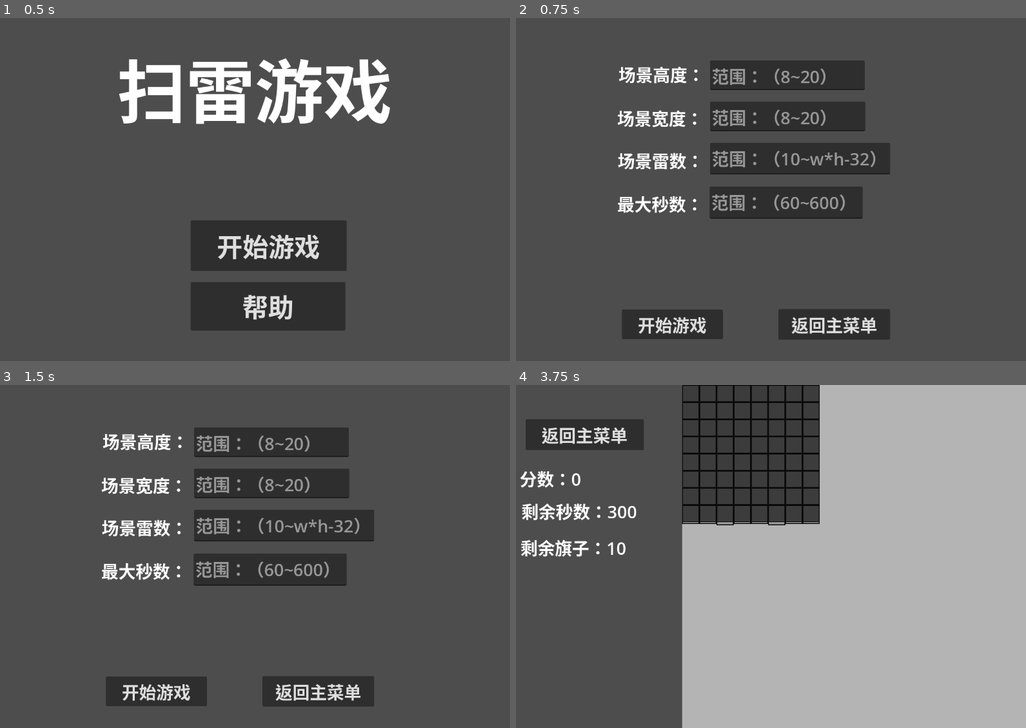
Above: before the commit, frames 1-4 (two rows, left to right).
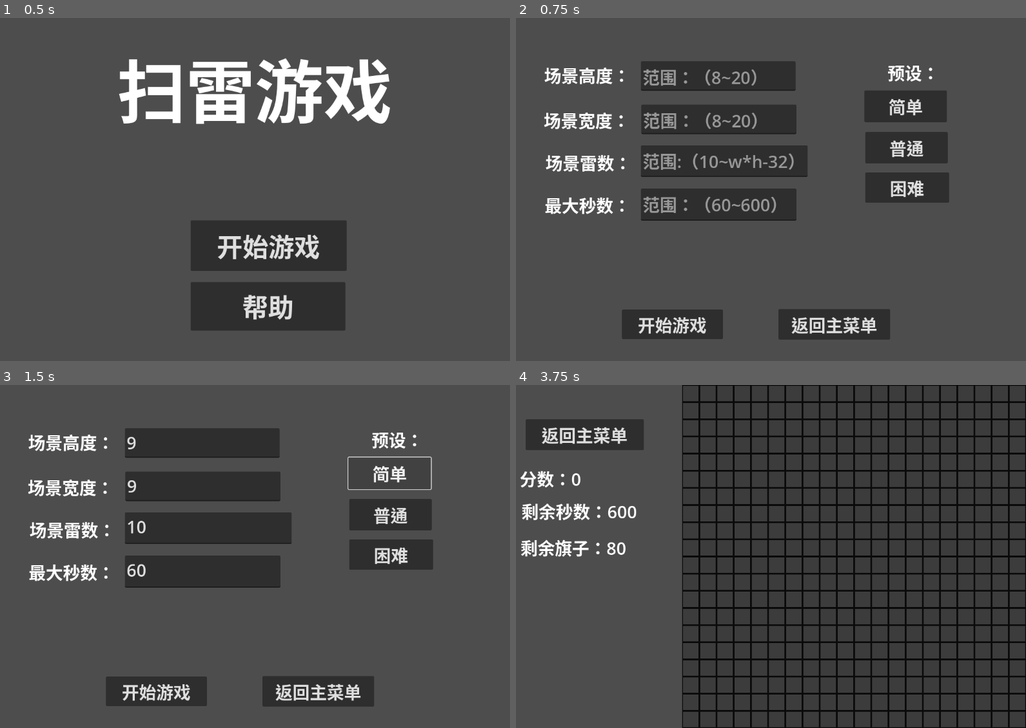
Above: after the commit, the same moments.

Repository: xphost008/Godot-Minesweeper
Game: Godot game, scene res://MainScene.tscn
The game is run twice, just before and just after one commit, with the same random seed, the same clock (stepped at 60 frames per second) and the same inputs.
Inputs (mouse positions are in pixels of both pictures, inside the frame that each line leads up to):
- Up to frame 1 (0.5 s): no input
- Up to frame 2 (0.75 s): click "开始游戏" at 0.5 s
- Up to frame 3 (1.5 s): click (387, 474) at 1.25 s, where only the run after the commit has a clickable "简单"
- Up to frame 4 (3.75 s): click (908, 515) at 2 s, where only the run after the commit has a clickable "普通"; click (908, 553) at 2.75 s, where only the run after the commit has a clickable "困难"; click "开始游戏" at 3.5 s

Frame 1 is identical in both runs. In frame 2, 18% of the frame differs, in the area x 5-85%, y 12-60%; in frame 3, 16%; in frame 4, 57%, in the area x 17-100%, y 0-100%.

Commit message:
fix bug and function

Diff:
--- a/DifficultyScene.gd
+++ b/DifficultyScene.gd
@@ -33,3 +33,22 @@
 	if str(second) == second_str and second >= 60 and second <= 600:
 		Global.second = second
 	get_tree().change_scene_to_file("res://GameScene.tscn")
+
+
+func _on_easy_button_button_down() -> void:
+	$DifficultyHeightTextEdit.text = str(9)
+	$DifficultyWidthTextEdit.text = str(9)
+	$DifficultyMineTextEdit.text = str(10)
+	$DifficultySecondTextEdit.text = str(60)
+
+func _on_normal_button_button_down() -> void:
+	$DifficultyHeightTextEdit.text = str(14)
+	$DifficultyWidthTextEdit.text = str(14)
+	$DifficultyMineTextEdit.text = str(40)
+	$DifficultySecondTextEdit.text = str(240)
+
+func _on_hard_button_button_down() -> void:
+	$DifficultyHeightTextEdit.text = str(20)
+	$DifficultyWidthTextEdit.text = str(20)
+	$DifficultyMineTextEdit.text = str(80)
+	$DifficultySecondTextEdit.text = str(600)
--- a/DifficultyScene.tscn
+++ b/DifficultyScene.tscn
@@ -6,68 +6,76 @@
 script = ExtResource("1_0qrl8")
 
 [node name="DifficultyHeightTextEdit" type="TextEdit" parent="."]
-offset_left = 465.0
-offset_top = 99.0
-offset_right = 825.0
-offset_bottom = 168.0
+offset_left = 304.0
+offset_top = 101.0
+offset_right = 664.0
+offset_bottom = 170.0
 theme_override_font_sizes/font_size = 40
 placeholder_text = "范围：（8~20）"
 
 [node name="DifficultyHeightLabel" type="Label" parent="."]
-offset_left = 252.0
-offset_top = 101.0
-offset_right = 452.0
-offset_bottom = 163.0
+offset_left = 79.0
+offset_top = 103.0
+offset_right = 279.0
+offset_bottom = 165.0
 theme_override_font_sizes/font_size = 40
 text = "场景高度："
 
 [node name="DifficultyWidthTextEdit" type="TextEdit" parent="."]
-offset_left = 465.0
-offset_top = 195.0
-offset_right = 826.0
-offset_bottom = 264.0
+offset_left = 305.0
+offset_top = 202.0
+offset_right = 666.0
+offset_bottom = 271.0
 theme_override_font_sizes/font_size = 40
 placeholder_text = "范围：（8~20）"
 
 [node name="DifficultyWidthLabel" type="Label" parent="."]
-offset_left = 249.0
-offset_top = 203.0
-offset_right = 449.0
-offset_bottom = 260.0
+offset_left = 78.0
+offset_top = 208.0
+offset_right = 278.0
+offset_bottom = 265.0
 theme_override_font_sizes/font_size = 40
 text = "场景宽度："
 
 [node name="DifficultyMineTextEdit" type="TextEdit" parent="."]
-offset_left = 465.0
-offset_top = 291.0
-offset_right = 884.0
-offset_bottom = 365.0
+offset_left = 304.0
+offset_top = 297.0
+offset_right = 692.0
+offset_bottom = 371.0
 theme_override_font_sizes/font_size = 40
-placeholder_text = "范围：（10~w*h-32）"
+placeholder_text = "范围:（10~w*h-32）"
 
 [node name="DifficultyMineLabel" type="Label" parent="."]
-offset_left = 250.0
-offset_top = 302.0
-offset_right = 450.0
-offset_bottom = 357.0
+offset_left = 82.0
+offset_top = 307.0
+offset_right = 282.0
+offset_bottom = 362.0
 theme_override_font_sizes/font_size = 40
 text = "场景雷数："
 
 [node name="DifficultySecondLabel" type="Label" parent="."]
-offset_left = 249.0
-offset_top = 403.0
-offset_right = 449.0
-offset_bottom = 468.0
+offset_left = 80.0
+offset_top = 406.0
+offset_right = 280.0
+offset_bottom = 471.0
 theme_override_font_sizes/font_size = 40
 text = "最大秒数："
 
 [node name="DifficultySecondTextEdit" type="TextEdit" parent="."]
-offset_left = 464.0
-offset_top = 393.0
-offset_right = 820.0
-offset_bottom = 468.0
+offset_left = 304.0
+offset_top = 398.0
+offset_right = 666.0
+offset_bottom = 473.0
 theme_override_font_sizes/font_size = 40
 placeholder_text = "范围：（60~600）"
+
+[node name="PresetsLabel" type="Label" parent="."]
+offset_left = 878.0
+offset_top = 97.0
+offset_right = 998.0
+offset_bottom = 152.0
+theme_override_font_sizes/font_size = 40
+text = "预设："
 
 [node name="StartButton" type="Button" parent="."]
 offset_left = 260.0
@@ -85,5 +93,32 @@
 theme_override_font_sizes/font_size = 40
 text = "返回主菜单"
 
+[node name="EasyButton" type="Button" parent="."]
+offset_left = 824.0
+offset_top = 169.0
+offset_right = 1016.0
+offset_bottom = 243.0
+theme_override_font_sizes/font_size = 40
+text = "简单"
+
+[node name="NormalButton" type="Button" parent="."]
+offset_left = 826.0
+offset_top = 266.0
+offset_right = 1018.0
+offset_bottom = 339.0
+theme_override_font_sizes/font_size = 40
+text = "普通"
+
+[node name="HardButton" type="Button" parent="."]
+offset_left = 826.0
+offset_top = 360.0
+offset_right = 1021.0
+offset_bottom = 431.0
+theme_override_font_sizes/font_size = 40
+text = "困难"
+
 [connection signal="pressed" from="StartButton" to="." method="_on_start_button_pressed"]
 [connection signal="pressed" from="ReturnButton" to="." method="_on_return_button_pressed"]
+[connection signal="button_down" from="EasyButton" to="." method="_on_easy_button_button_down"]
+[connection signal="button_down" from="NormalButton" to="." method="_on_normal_button_button_down"]
+[connection signal="button_down" from="HardButton" to="." method="_on_hard_button_button_down"]
--- a/GameScene.gd
+++ b/GameScene.gd
@@ -9,6 +9,7 @@
 var is_lock = false
 var mine = 0
 var flag = 0
+var is_start = false
 
 func _ready() -> void:
 	chess = initialize_2d_array(Global.height, Global.width, 0)
@@ -19,22 +20,19 @@
 	flag = Global.mine
 	$LabelSecond.text = "剩余秒数：" + str(time)
 	$LabelFlag.text = "剩余旗子：" + str(flag)
-	# 埋雷
-	for i in range(Global.mine):
-		_rand_mine()
-	# 将chess赋值
-	_reload_array()
-	# 布置场景+蒙布
+	# 蒙布+为文字和按钮赋初始框框
 	_reload_scene()
 
 var time_accumulator = 0.0
 func _process(delta: float) -> void:
-	# 时间自增delta
-	time_accumulator += delta
-	# 如果自增时间超过了自定义时间，则执行一次execute_task。然后将自增时间重设为0
-	if time_accumulator >= 1:
-		_execute_task()
-		time_accumulator = 0.0
+	# 判断是否点击场上任意按钮（此时是否开始）
+	if is_start:
+		# 时间自增delta
+		time_accumulator += delta
+		# 如果自增时间超过了自定义时间，则执行一次execute_task。然后将自增时间重设为0
+		if time_accumulator >= 1:
+			_execute_task()
+			time_accumulator = 0.0
 
 # 执行一次时间减少
 func _execute_task():
@@ -46,14 +44,17 @@
 			time -= 1
 			$LabelSecond.text = "剩余秒数：" + str(time)
 
-# 随机生成一个雷
-func _rand_mine():
-	while true:
-		var i = randi() % Global.height
-		var j = randi() % Global.width
-		if(chess[i][j] == 0):
-			chess[i][j] = -1
-			break
+# 随机生成所有雷
+func _rand_mine(m: int, n: int):
+	for o in range(Global.mine):
+		while true:
+			var i = randi() % Global.height
+			var j = randi() % Global.width
+			if(m == i && j == n):
+				continue
+			if(chess[i][j] == 0):
+				chess[i][j] = -1
+				break
 
 # 初始化一次二维数组。
 func initialize_2d_array(rows: int, columns: int, default_value):
@@ -103,6 +104,7 @@
 func color_int_to_float(r: int, g: int, b: int) -> Color:
 	return Color(float(r) / 255, float(g) / 255, float(b) / 255)
 
+# 初始化场景
 func _reload_scene():
 	for i in Global.height:
 		for j in Global.width:
@@ -115,28 +117,6 @@
 			label.border_color = color_int_to_float(10, 10, 10)
 			scene_label[i][j].add_theme_stylebox_override("normal", label)
 			scene_label[i][j].add_theme_font_size_override("font_size", 29)
-			scene_label[i][j].text = str(chess[i][j]) if chess[i][j] > 0 else "" if chess[i][j] == 0 else "雷"
-			match chess[i][j]:
-				-1:
-					scene_label[i][j].add_theme_color_override("font_color", color_int_to_float(30, 30, 120))
-				1:
-					scene_label[i][j].add_theme_color_override("font_color", color_int_to_float(0, 128, 255))
-				2:
-					scene_label[i][j].add_theme_color_override("font_color", color_int_to_float(0, 128, 0))
-				3:
-					scene_label[i][j].add_theme_color_override("font_color", color_int_to_float(192, 0, 0))
-				4:
-					scene_label[i][j].add_theme_color_override("font_color", color_int_to_float(0, 0, 96))
-				5:
-					scene_label[i][j].add_theme_color_override("font_color", color_int_to_float(0, 0, 96))
-				6:
-					scene_label[i][j].add_theme_color_override("font_color", color_int_to_float(0, 96, 96))
-				7:
-					scene_label[i][j].add_theme_color_override("font_color", color_int_to_float(0, 0, 0))
-				8:
-					scene_label[i][j].add_theme_color_override("font_color", color_int_to_float(160, 160, 160))
-				_:
-					pass
 			scene_label[i][j].horizontal_alignment = HORIZONTAL_ALIGNMENT_CENTER
 			scene_label[i][j].vertical_alignment = VERTICAL_ALIGNMENT_CENTER
 			scene_label[i][j].size.x = 40
@@ -179,14 +159,19 @@
 			scene_button[i][j].connect("gui_input", Callable(self, "_on_any_button_gui_input").bind(i, j))
 			$MineScenePanel.add_child(scene_button[i][j])
 
+# 点击按钮
 func _on_any_button_gui_input(event, i: int, j: int):
-	if event is InputEventMouseButton and event.pressed:
+	# 首先判断一次是否已经判断了输赢
+	if not is_lock:
+		if event is InputEventMouseButton and event.pressed:
 		# 左键，执行on_any_button_pressed
-		if event.button_index == 1:
-			_on_any_button_step(i, j)
-		# 右键，为按钮标旗子~
-		elif event.button_index == 2:
-			_on_any_button_flag(i, j)
+			if event.button_index == 1:
+				_on_any_button_step(i, j)
+			# 右键，为按钮标旗子~
+			elif event.button_index == 2:
+				_on_any_button_flag(i, j)
+
+# 标记旗子
 func _on_any_button_flag(i: int, j: int):
 	if flag > 0:
 		if chess_lock[i][j]:
@@ -203,18 +188,54 @@
 			flag += 1
 			chess_lock[i][j] = not chess_lock[i][j]
 			$LabelFlag.text = "剩余旗子：" + str(flag)
+
+# 显示数字~对照着chess的值直接赋值
+func show_number(i: int, j: int):
+	scene_label[i][j].text = str(chess[i][j]) if chess[i][j] > 0 else "" if chess[i][j] == 0 else "雷"
+	match chess[i][j]:
+		-1:
+			scene_label[i][j].add_theme_color_override("font_color", color_int_to_float(30, 30, 120))
+		1:
+			scene_label[i][j].add_theme_color_override("font_color", color_int_to_float(0, 128, 255))
+		2:
+			scene_label[i][j].add_theme_color_override("font_color", color_int_to_float(0, 128, 0))
+		3:
+			scene_label[i][j].add_theme_color_override("font_color", color_int_to_float(192, 0, 0))
+		4:
+			scene_label[i][j].add_theme_color_override("font_color", color_int_to_float(0, 0, 96))
+		5:
+			scene_label[i][j].add_theme_color_override("font_color", color_int_to_float(0, 0, 96))
+		6:
+			scene_label[i][j].add_theme_color_override("font_color", color_int_to_float(0, 96, 96))
+		7:
+			scene_label[i][j].add_theme_color_override("font_color", color_int_to_float(0, 0, 0))
+		8:
+			scene_label[i][j].add_theme_color_override("font_color", color_int_to_float(100, 100, 100))
+		_:
+			pass
+
+# 任意一个按钮点击
 func _on_any_button_step(i: int, j: int):
-	if not is_lock and chess_lock[i][j]:
+	# 当点击第一个按钮时，埋雷并且初始化chess，为is_start赋值为true。
+	if not is_start:
+		is_start = true
+		# 埋雷
+		_rand_mine(i, j)
+		# 将chess赋值
+		_reload_array()
+	if chess_lock[i][j]:
 		if scene_button[i][j] != null:
 			remove_child(scene_button[i][j])
 			scene_button[i][j].queue_free()
 			scene_button[i][j] = null;
+			show_number(i, j)
 			if chess[i][j] == -1:
 				is_lock = true
 				$LabelWin.text = "你输了~"
 				for k in range(Global.height):
 					for l in range(Global.width):
 						if scene_button[k][l] != null and chess[k][l] == -1:
+							show_number(k, l)
 							remove_child(scene_button[k][l])
 							scene_button[k][l].queue_free()
 							scene_button[k][l] = null;
@@ -233,6 +254,7 @@
 			if mine >= Global.width * Global.height - Global.mine:
 				is_lock = true
 				$LabelWin.text = "你赢了~"
+			# 如果走到空格，则递归调用八次本函数以翻开周围8个格子。
 			if chess[i][j] == 0:
 				if i > 0 and j > 0:
 					_on_any_button_step(i - 1, j - 1)
--- a/Global.gd
+++ b/Global.gd
@@ -1,7 +1,7 @@
 extends Node
 
-var width = 8
-var height = 8
+var width = 9
+var height = 9
 var mine = 10
-var second = 300
+var second = 60
 var score = 0
Not shown, changed: README.md
